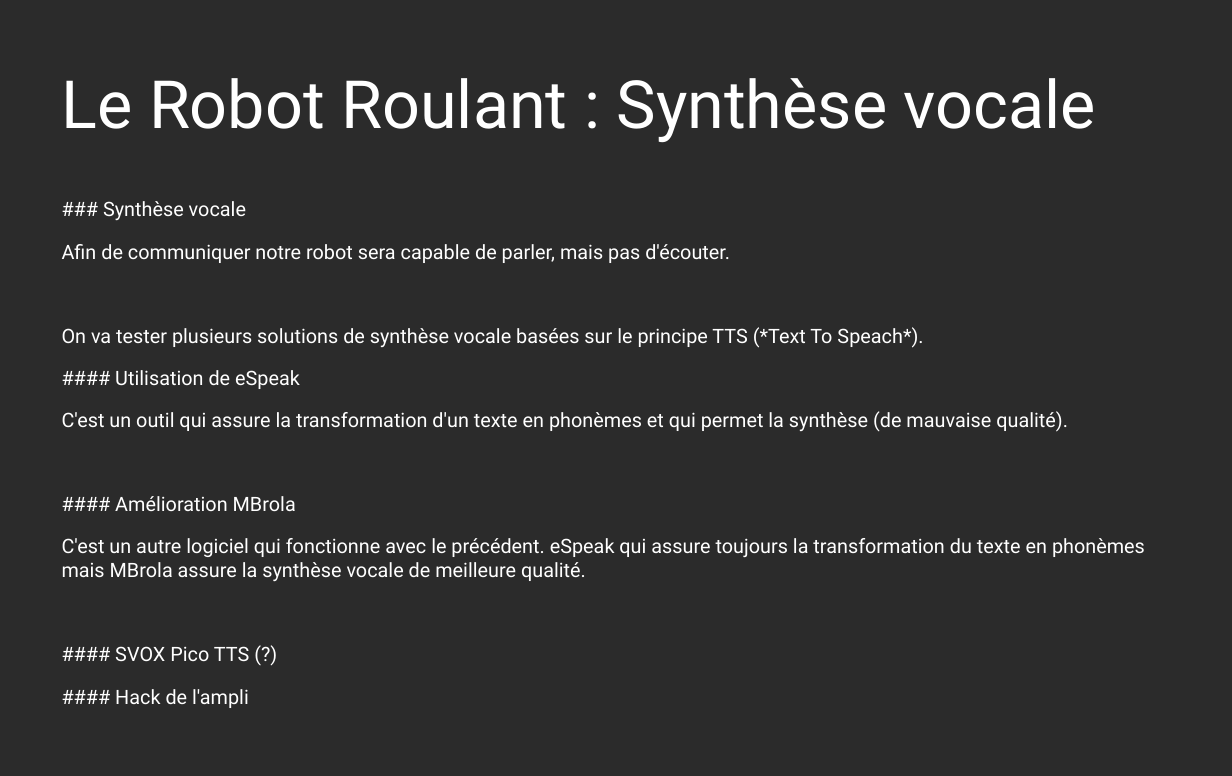
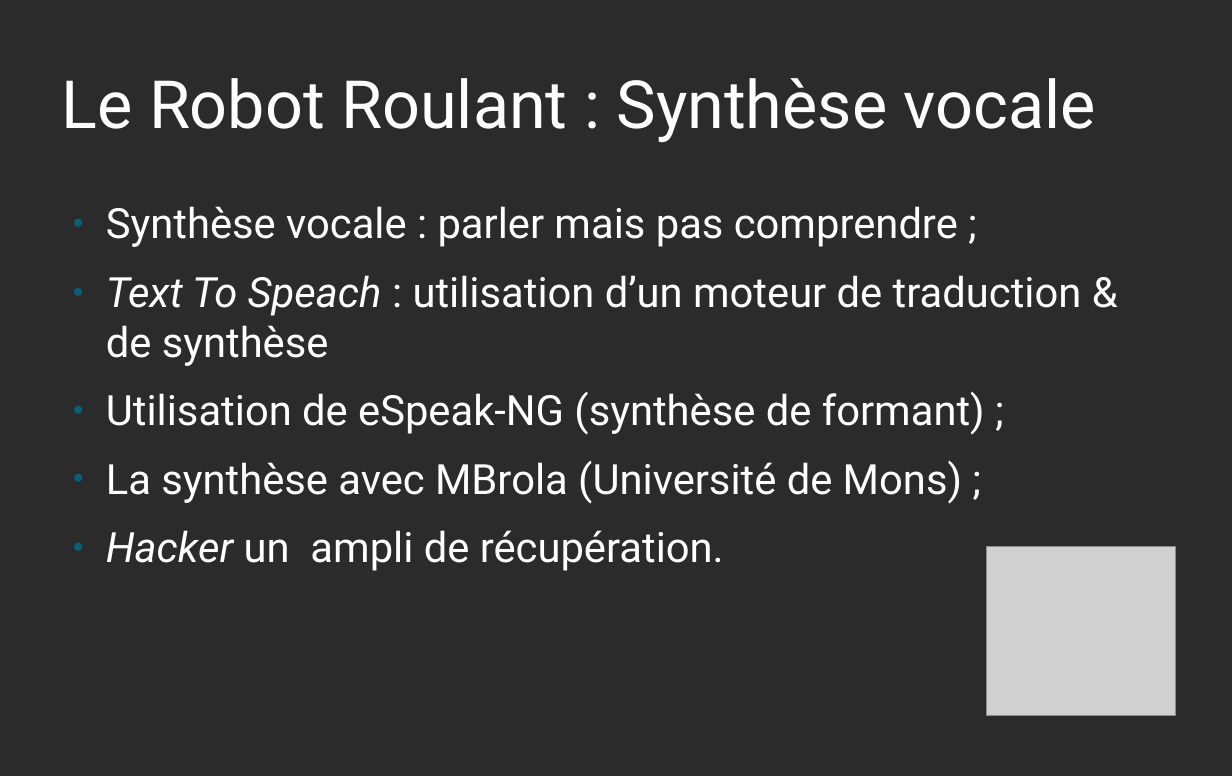
Before and after one commit to Marcussacapuces91/robot-roulant, a slide deck: slide 17 of documentation/Atelier Robot Roulant - Présentation.odp. Drawn at 1232x776 pixels with LibreOffice and Linux fonts; fonts in the diff are those of the drawing; grey boxes stand for pictures; background and template pictures are left out; a plain dark background stands for a picture behind light text. Boxes give left, top, right and bottom in pixels: in the first picture for what was removed or moved away, otherwise in the second. Text is boxed around its words. In the diff, an @@ line names an element or a change of style, - is before the commit and + after.

```diff
--- a/documentation/Atelier Robot Roulant - Présentation.odp
+++ b/documentation/Atelier Robot Roulant - Présentation.odp
@@ text at <box>106,206,1082,571</box>: text changed; size 15.2 to 32 pt @@
-### Synthèse vocale
-Afin de communiquer notre robot sera capable de parler, mais pas d'écouter.
-On va tester plusieurs solutions de synthèse vocale basées sur le principe TTS (*Text To Speach*).
-#### Utilisation de eSpeak
-C'est un outil qui assure la transformation d'un texte en phonèmes et qui permet la synthèse (de mauvaise qualité).
-#### Amélioration MBrola
-C'est un autre logiciel qui fonctionne avec le précédent. eSpeak qui assure toujours la transformation du texte en phonèmes mais MBrola assure la synthèse vocale de meilleure qualité.
-#### SVOX Pico TTS (?)
-#### Hack de l'ampli
+● Synthèse vocale : parler mais pas comprendre ;
+● Text To Speach : utilisation d’un moteur de traduction & de synthèse
+● Utilisation de eSpeak-NG (synthèse de formant) ;
+● La synthèse avec MBrola (Université de Mons) ;
+● Hacker un ampli de récupération.
@@ picture added at <box>987,547,1176,716</box> @@
```
Also in this commit, not shown: 3 other slides changed, 2 other files.
